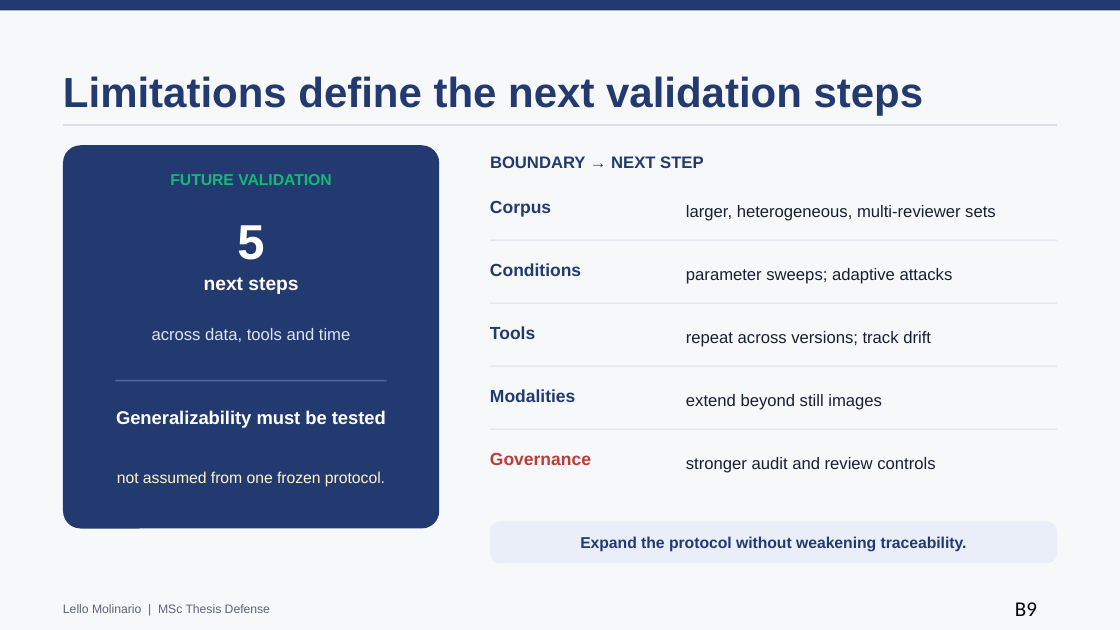
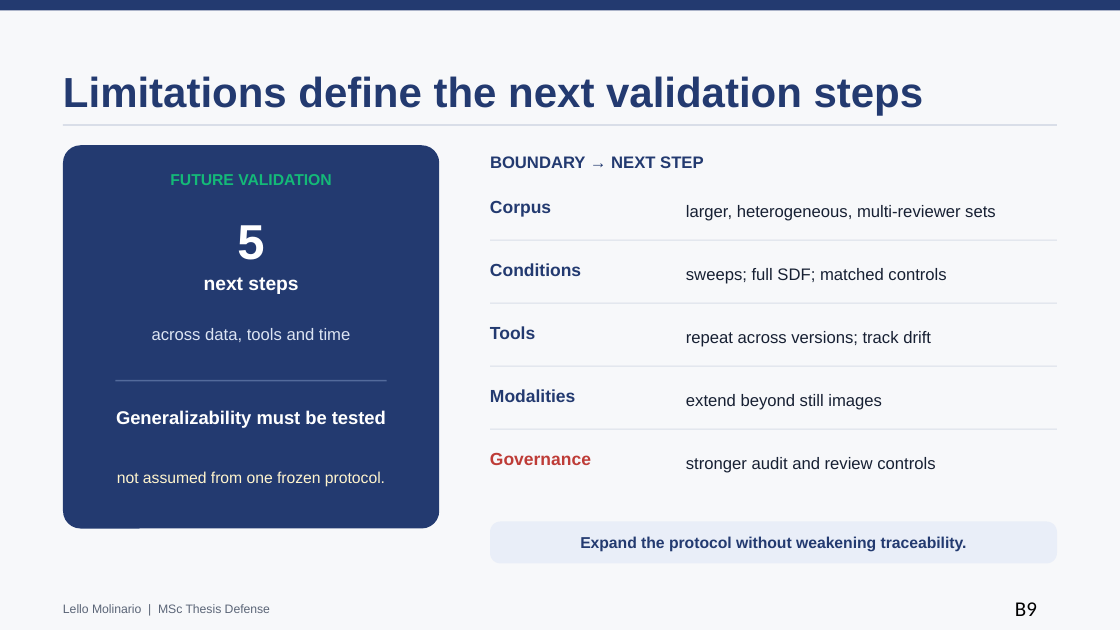
Before and after one commit to lmolinario/Molinario_Thesis_Defense_2026, a slide deck: slide 25 of Molinario_Thesis_Defense_2026.pptx. Drawn at 1120x630 pixels with LibreOffice and Linux fonts; fonts in the diff are those of the drawing. Boxes give left, top, right and bottom in pixels: in the first picture for what was removed or moved away, otherwise in the second. Text is boxed around its words. In the diff, an @@ line names an element or a change of style, - is before the commit and + after.

```diff
--- a/Molinario_Thesis_Defense_2026.pptx
+++ b/Molinario_Thesis_Defense_2026.pptx
@@ text at (686,268,946,284): text changed @@
-parameter sweeps; adaptive attacks
+sweeps; full SDF; matched controls
```
Also in this commit, not shown: 9 other slides changed, 2 other files.
